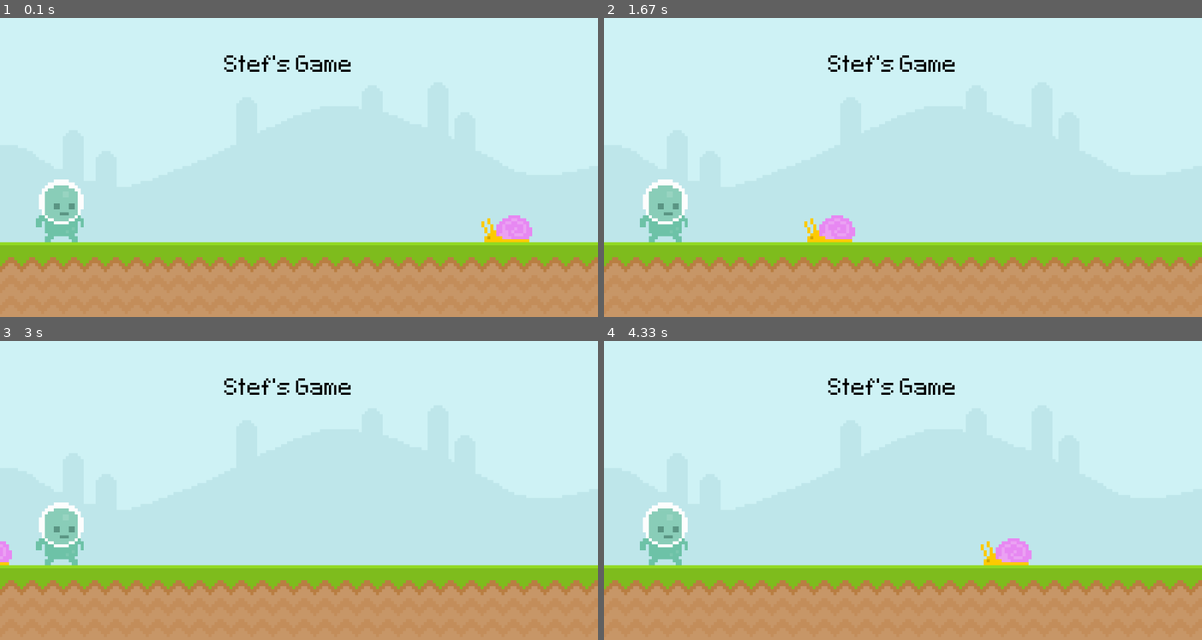
Above: before the commit, frames 1-4 (two rows, left to right).
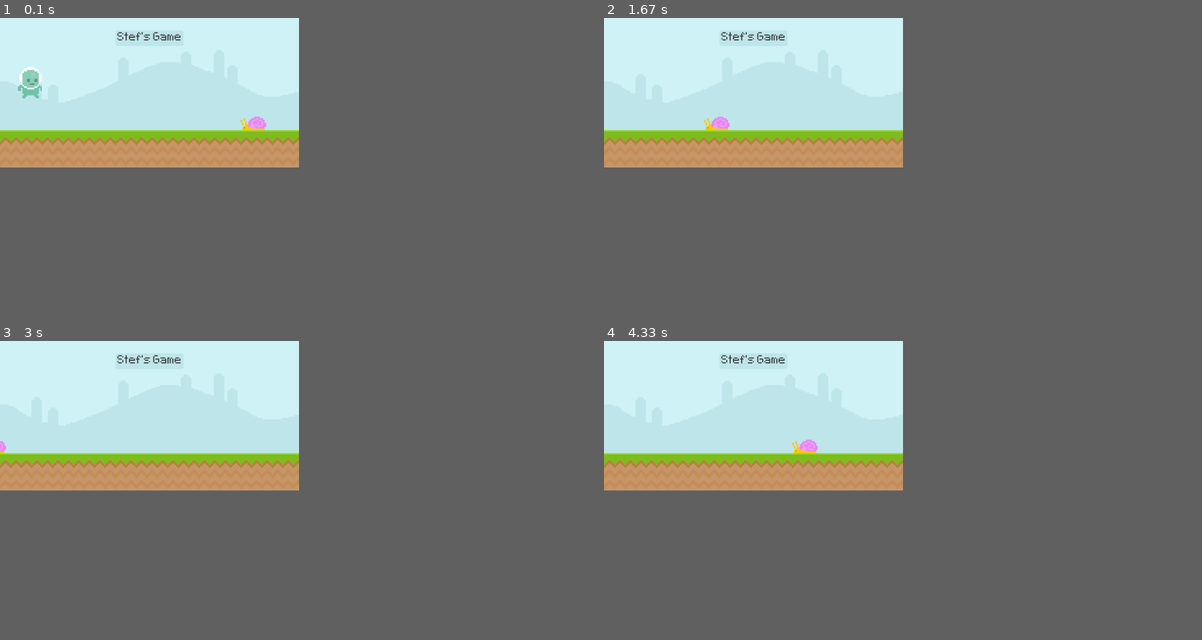
Above: after the commit, the same moments.

Repository: StefMcCuistion/PyGame-Practice-Exercises
Game: pygame game, started from src/runner.py
Two runs of this game, one before a commit and one after it. Both use one fixed random seed, a clock stepped at 60 frames per second and the inputs below.
Inputs:
- Up to frame 1 (0.1 s): no input
- Up to frame 2 (1.67 s): tap Space at 0.33 s
- Up to frame 3 (3 s): no input
- Up to frame 4 (4.33 s): no input
The window is 900x450 before the commit and 450x225 after it. Grey fills any space a smaller window leaves; there, only what the larger window draws over its background counts as a difference.

The runs differ from the first frame. In frame 1, 34% of the frame differs, in the area x 0-100%, y 4-100%; in frame 2, 34%; in frame 3, 33%; in frame 4, 34%.

Commit message:
Followed tutorial up to 1:41, jumping is implemented

Diff:
--- a/src/runner.py
+++ b/src/runner.py
@@ -3,19 +3,17 @@
 
 def main():
     pg.init()
-    screen = pg.Surface((800, 400))
-    W, H = (
-            1600,
-            800,
-    )
-    window = pg.display.set_mode((W, H))
+    screen = pg.display.set_mode((800, 400))
     pg.display.set_caption('Runner')
     clock = pg.time.Clock()
     font = pg.font.Font('runner/font/pixeltype.ttf', 50)
 
     bg_surf = pg.image.load('runner/graphics/sky.png').convert()
     ground_surf = pg.image.load('runner/graphics/ground.png').convert()
-    txt_surf = font.render("Stef's Game", False, 'Black').convert()
+
+    txt_surf = font.render("Stef's Game", False, (64, 64, 64)).convert()
+    txt_rect = txt_surf.get_rect(midbottom = (400, 70))
+    txt_backdrop_rect = txt_rect.inflate(10, 10)
 
     snail_surf = pg.image.load('runner/graphics/snail/snail1.png').convert_alpha()
     snail_rect = snail_surf.get_rect(midbottom = (700, 300))
@@ -23,20 +21,32 @@
     player_surf = pg.image.load('runner/graphics/player/player_walk_1.png').convert_alpha()
     player_rect = player_surf.get_rect(midbottom = (80, 300))
 
+    gravity = -20
+
     while True:
         for event in pg.event.get():
             if event.type == pg.QUIT:
                 pg.quit()
                 exit()
+            if event.type == pg.KEYDOWN:
+                if event.key == pg.K_SPACE:
+                    gravity = -20
         screen.blit(bg_surf)
         screen.blit(ground_surf, (0, 300))
-        screen.blit(txt_surf, (300, 50))
+        pg.draw.rect(screen, '#c0e8ec', txt_backdrop_rect, False, 5)
+        screen.blit(txt_surf, txt_rect)
+
         screen.blit(snail_surf, snail_rect)
+
+        snail_rect.left -= 4
+        if snail_rect.right < 0:
+            snail_rect.left = screen.get_width()
+
+        gravity += 1
         screen.blit(player_surf, player_rect)
-        snail_rect.left -= 4
-        if snail_rect.left < -snail_rect.width:
-            snail_rect.left = screen.get_width()
-        pg.transform.scale(screen, (W, H), window)
+        player_rect.y += gravity
+        player_rect.colliderect(snail_rect)
+
         pg.display.update()
         clock.tick(60)
 
